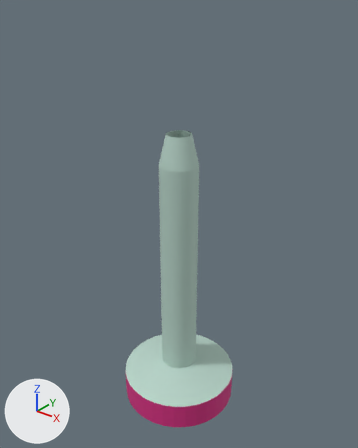
Two versions of the OBJ model models/object1113.obj, one commit apart.
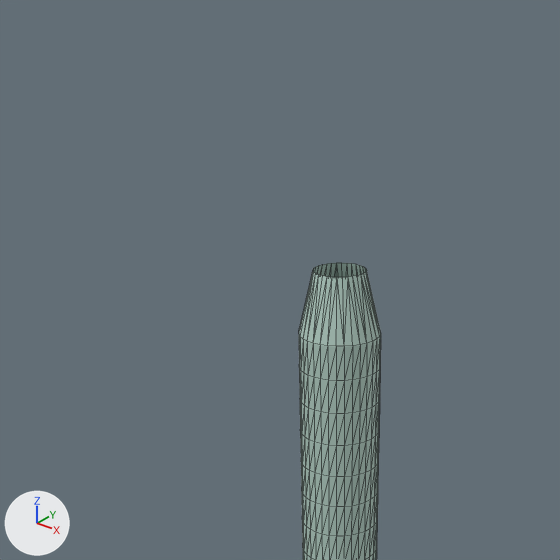
Each version is shown whole from a 50 mm lens placed at (1.882, -2.353, 1.819), pointed at (-0.02, 0.025, 0.345), then close up on the part from 3% to 80% of the width and 0% to 62% of the height. Arrows for +X, +Y and +Z are at lower left; the lights stay in place. The close-ups show mesh edges as thin lines. Where no turn or scale is listed for an object, it has been applied to the vertices.

Script lines for the objects in view, before the commit:
```python
me_object1113 = bpy.data.meshes.new('object1113')
me_object1113.from_pydata(...)  # 576 vertices, 1118 faces; spans x -0.42..0.42, y -0.42..0.42, z -1.07..0.98
# faces by material slot: [1054, 64]
me_object1113.materials.append(mat_material)  # light grey #b6d1c6
me_object1113.materials.append(mat_material_002)  # pink #d12b80
ob_object1113 = bpy.data.objects.new('object1113', me_object1113)
ob_object1113.location = (0.0, 0.0, 0.0)
```
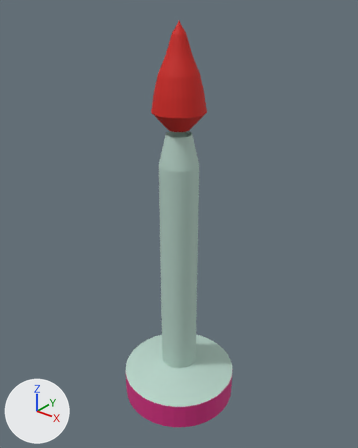
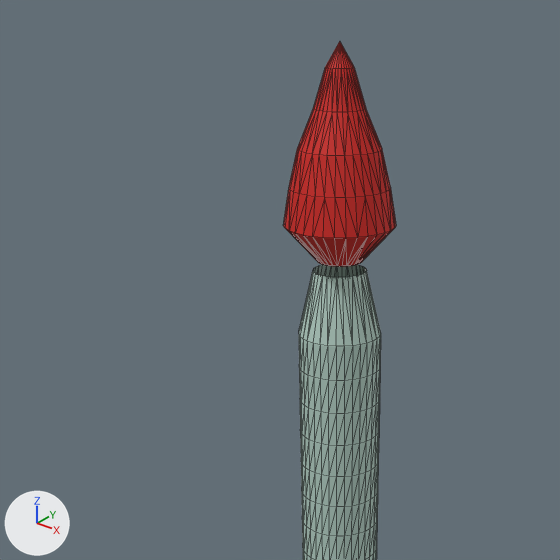
Patch to the scene script:
```diff
--- a/models/object1113.obj.py
+++ b/models/object1113.obj.py
@@ mat_material_001 @@
+mat_material_001 = principled_material('Material.001')
+mat_material_001.base_color = (0.64, 0.0123, 0.00751)  # red #d11d15
+mat_material_001.roughness = 0.69
@@ me_object1113 @@
 # used by ob_object1113; location = (0.0, 0.0, 0.0)
-me_object1113.from_pydata(...)  # 576 vertices, 1118 faces; spans x -0.42..0.42, y -0.42..0.42, z -1.07..0.98
+me_object1113.from_pydata(...)  # 769 vertices, 1500 faces; spans x -0.42..0.42, y -0.42..0.42, z -1.07..1.63
+# me_object1113 part 1: a new loose piece of 193 vertices spanning x -0.17..0.17, y -0.17..0.17, z 1.01..1.63, in mat_material_001 (red #d11d15)
+# me_object1113 part 2
+# 24 faces are deleted
+# 24 new faces join them, mat_material (light grey #b6d1c6)
 me_object1113.materials.append(mat_material)
 me_object1113.materials.append(mat_material_002)
+me_object1113.materials.append(mat_material_001)  # red #d11d15
```

What differs and where, as boxes [x1, y1, x2, y2] in the close-ups (560 x 560 px; the box of a moved part takes in the faces that stretch with it):
'object1113', reshaped
    before: [299, 263, 381, 560]
    after: [283, 41, 396, 560]
part 1 of me_object1113, added (red)
    after: [283, 41, 396, 267]
part 2 of me_object1113, moved or reshaped
    before: [299, 263, 379, 346]
    after: [299, 265, 379, 346]
